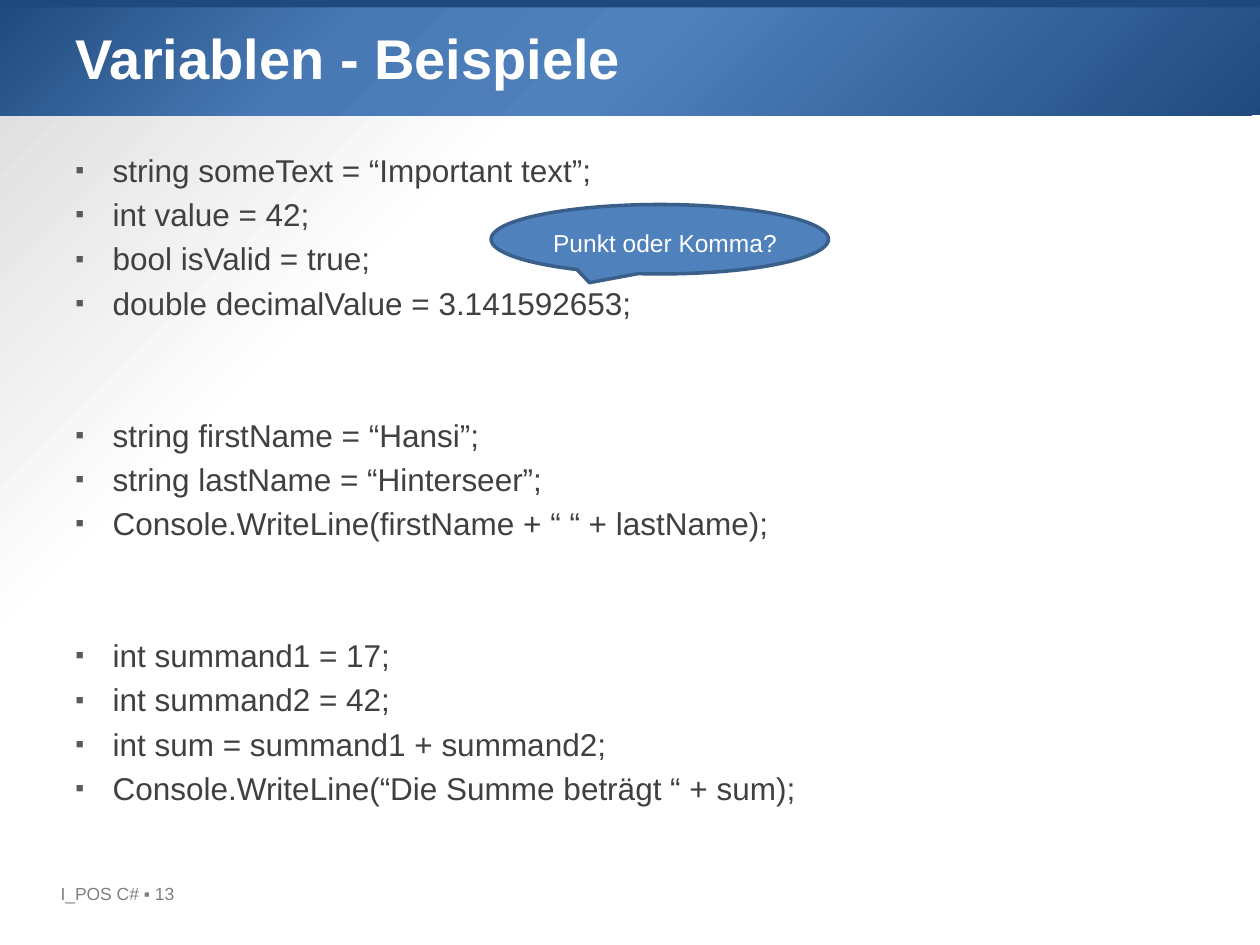
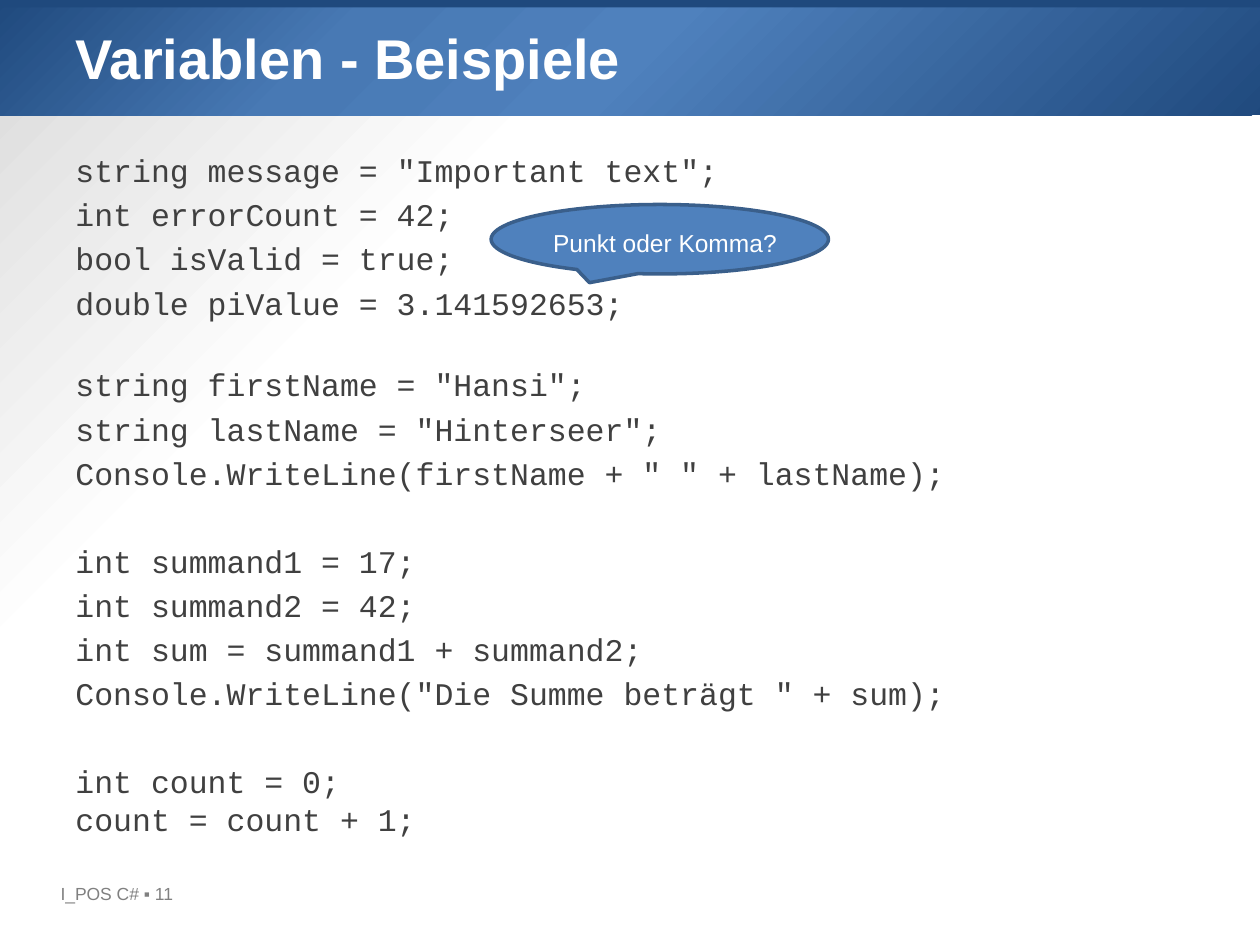
Before and after one commit to htl-leo-prog-1/examples-ha, a slide deck: slide 11 of 02_Variablen/02_Variablen.pptx (slide 13 before the commit). Drawn at 1260x945 pixels with LibreOffice and Linux fonts; fonts in the diff are those of the drawing; background and template pictures are left out. Boxes give left, top, right and bottom in pixels: in the first picture for what was removed or moved away, otherwise in the second. Text is boxed around its words. In the diff, an @@ line names an element or a change of style, - is before the commit and + after.

Commit message:
Variable pptx

```diff
--- a/02_Variablen/02_Variablen.pptx
+++ b/02_Variablen/02_Variablen.pptx
@@ text at (x1=75, y1=160, x2=718, y2=232): text changed; font Arial to Courier New @@
-▪ string someText = “Important text”;
-▪ int value = 42;
+string message = "Important text";
+int errorCount = 42;
@@ text at (x1=75, y1=248, x2=642, y2=667): font Arial to Courier New in "bool isValid = true;", "int summand1 = 17;", "int summand2 = 42;", "int sum = summand1 + summand2;"; bullet ▪ to none @@
@@ text at (x1=75, y1=292, x2=945, y2=492): text changed; font Arial to Courier New @@
-▪ double decimalValue = 3.141592653;
-▪ string firstName = “Hansi”;
-▪ string lastName = “Hinterseer”;
-▪ Console.WriteLine(firstName + “ “ + lastName);
+double piValue = 3.141592653;
+string firstName = "Hansi";
+string lastName = "Hinterseer";
+Console.WriteLine(firstName + " " + lastName);
@@ text at (x1=75, y1=682, x2=944, y2=837): text changed; font Arial to Courier New @@
-▪ Console.WriteLine(“Die Summe beträgt “ + sum);
+Console.WriteLine("Die Summe beträgt " + sum);
+int count = 0;
+count = count + 1;
@@ text at (x1=61, y1=888, x2=173, y2=904): text changed @@
-I_POS C# ▪ 13
+I_POS C# ▪ 11
```
Also in this commit, not shown: 3 other slides changed, 4 slides added, 5 slides removed, 1 other file.
